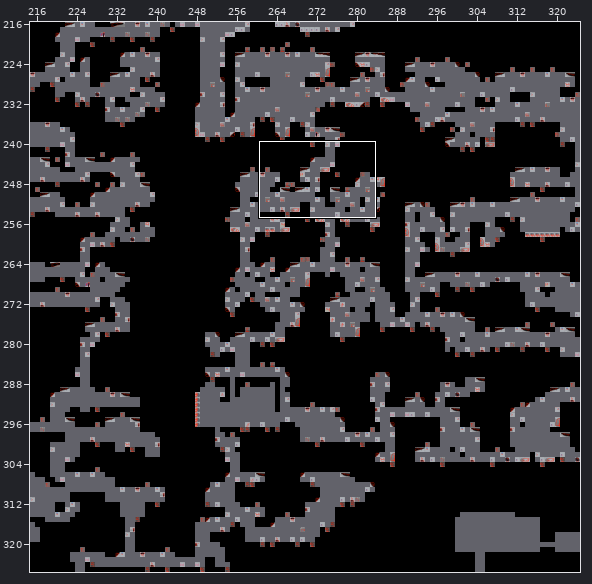
Tiled map, stored at TheCave.tmx. The first picture is a wide view before the edit; the outline marks the close-up.
Close-up. First the earlier version:
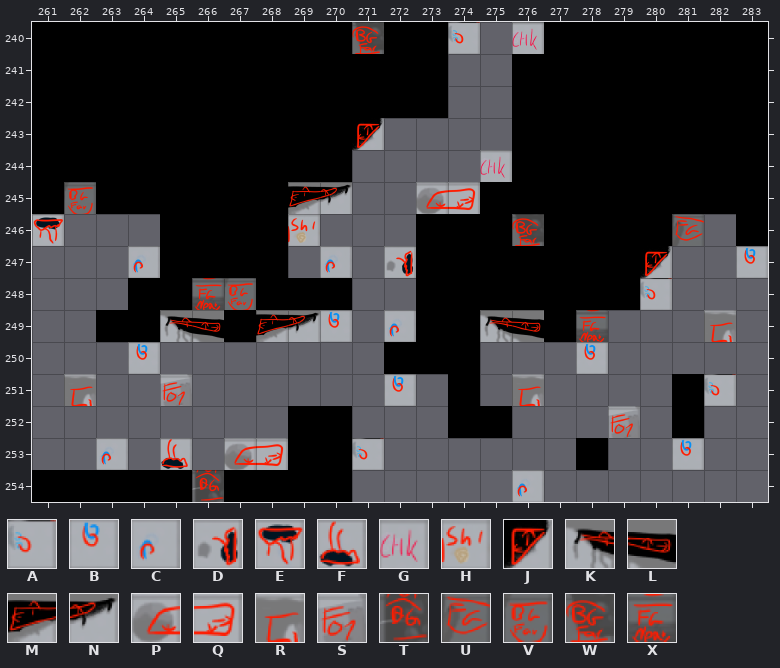
Cells are 120x120 px. Shown: x 261..283, y 240..254. The commit also changed other parts of the map, which this record leaves out.
Key: from "UpperCaveObjectTiles": A 5, B 7, C 8, D 11, E 12, F 13, G 15, H 20, J 46, K 58, L 59, M 60, N 61, P 77, Q 78, R 92, S 110, T 118, U 122, V 127, W 128, X 132.
_ is an empty cell.
Layers that did not change in this view are not listed.
Layer "Objects" before, first column x 261:
240 __________W__A_G_______
241 _______________________
242 _______________________
243 __________J____________
244 ______________G________
245 _V______MN__PQ_________
246 E_______H______W____U__
247 ___C_____C_D_______J__B
248 _____XV____________A___
249 ____KL_MNB_C__KL_X___R_
250 ___B_____________B_____
251 _R__S______B___R_____A_
252 __________________S____
253 __C_F_PQ__A_________B__
254 _____T_________C_______
And afterwards:
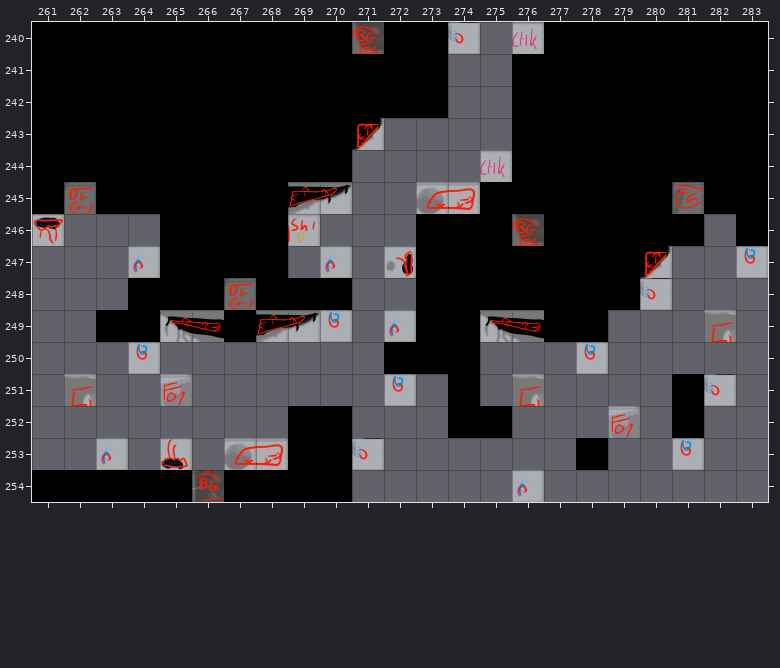
See-through tiles are keyed as they look on the map.
From old to new:
Layer "Objects":
Tile U is added in row 245 at x 281.
The author cleared tile U in row 246 at x 281.
The author cleared tile X in row 248 at x 266; in row 249 at x 278.
Where, in picture pixels (left, top, right, bottom), the same in both close-ups:
changed: (672, 182, 704, 246)
removed: (192, 278, 224, 310)
removed: (576, 310, 608, 342)
